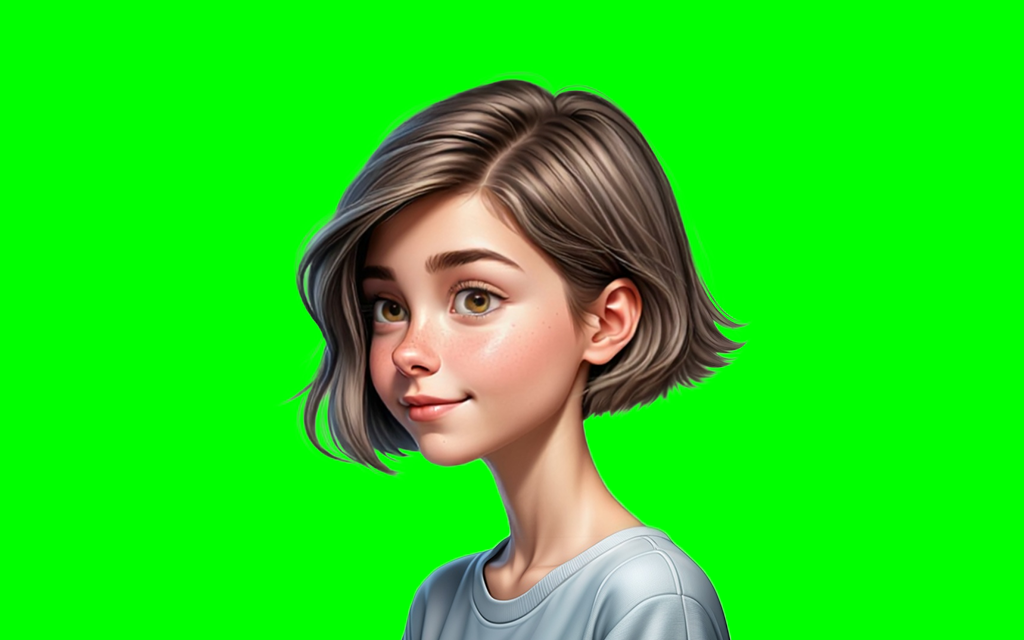
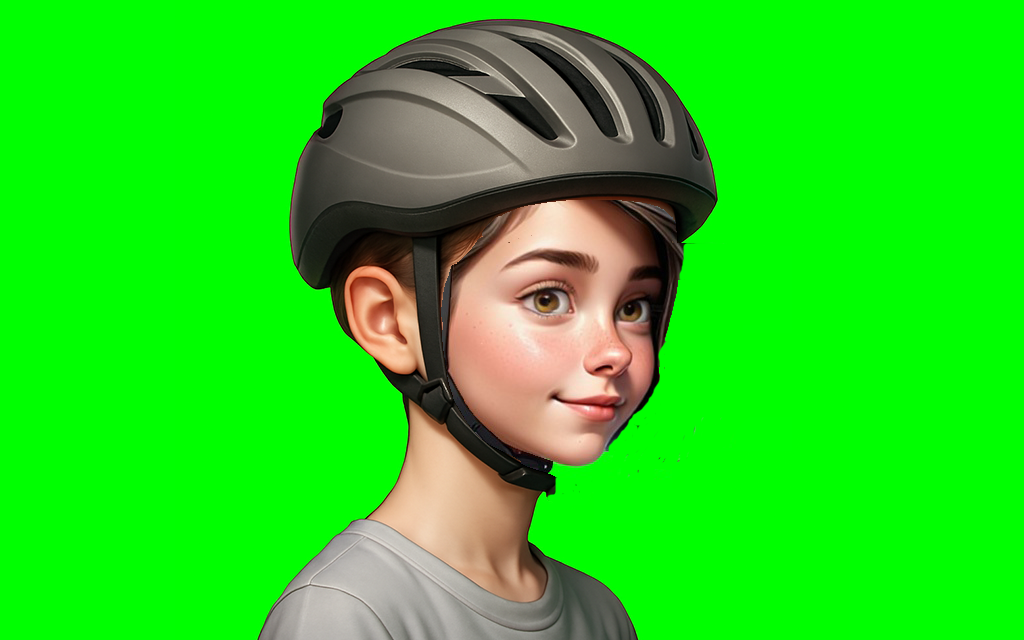
Layered file, before and after one edit (1024 × 640). Changes by layer:
showed "helmet", painted on it, unmasked it over (x1=254, y1=15, x2=753, y2=640)
removed layer "ania" over (x1=273, y1=67, x2=753, y2=640)
renamed "greenscreen" to "Layer 0", painted on it, unmasked it over (x1=254, y1=15, x2=753, y2=640)
added layer "greenscreen" over (x1=254, y1=15, x2=753, y2=640)
